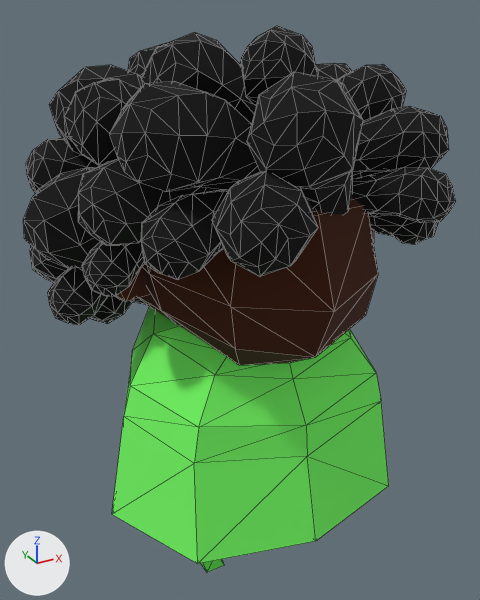
Renders of the glTF model personal-bubble-rpg/Art/Characters3D/ex.glb from each side of a commit.
One viewpoint serves both versions: a 50 mm lens placed at (-1.17, -2.05, 2.22), pointed at (-0.03, 0.01, 1.19). Every picture has the same lights, and +X, +Y and +Z are marked at lower left. Mesh edges are drawn as thin lines. Vertices at the same position are counted once.
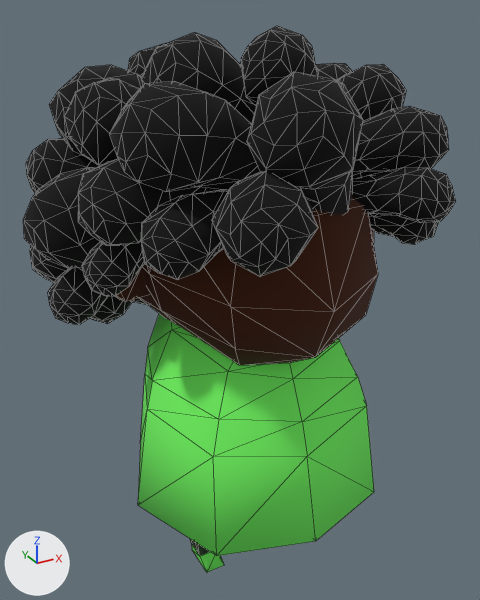
Patch to the scene script:
```diff
--- a/personal-bubble-rpg/Art/Characters3D/ex.glb.py
+++ b/personal-bubble-rpg/Art/Characters3D/ex.glb.py
@@ me_cube @@
 me_cube.from_pydata(...)  # 1988 vertices, 3804 faces; spans x -0.78..0.73, y -0.72..0.64, z 0.01..2.17
 # used by ob_cube; location = (0.0, 0.0, 0.0)
+# me_cube part 1: 37 of 1988 vertices moved; they spanned x -0.61..0.61, y -0.42..0.38, z 0.37..1.21 and now span x -0.51..0.51, y -0.41..0.38, z 0.37..1.21; mean shift (0.0, 0.0, 0.0); largest move (-0.61, 0.0, 0.4) -> (-0.51, 0.0, 0.4)
 me_cube.materials.append(mat_material)
```

Location of each change, [x1, y1, x2, y2] in pixels of the pictures (480 x 600 px; the box of a moved part takes in the faces that stretch with it):
part 1 of me_cube, moved or reshaped: before [112, 307, 389, 564]; after [138, 314, 374, 556]
